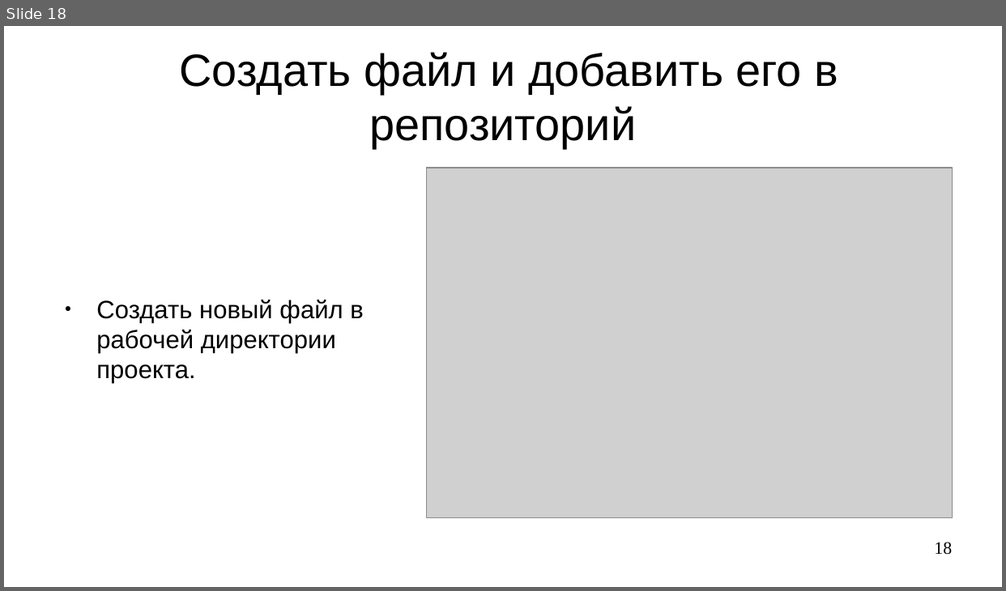
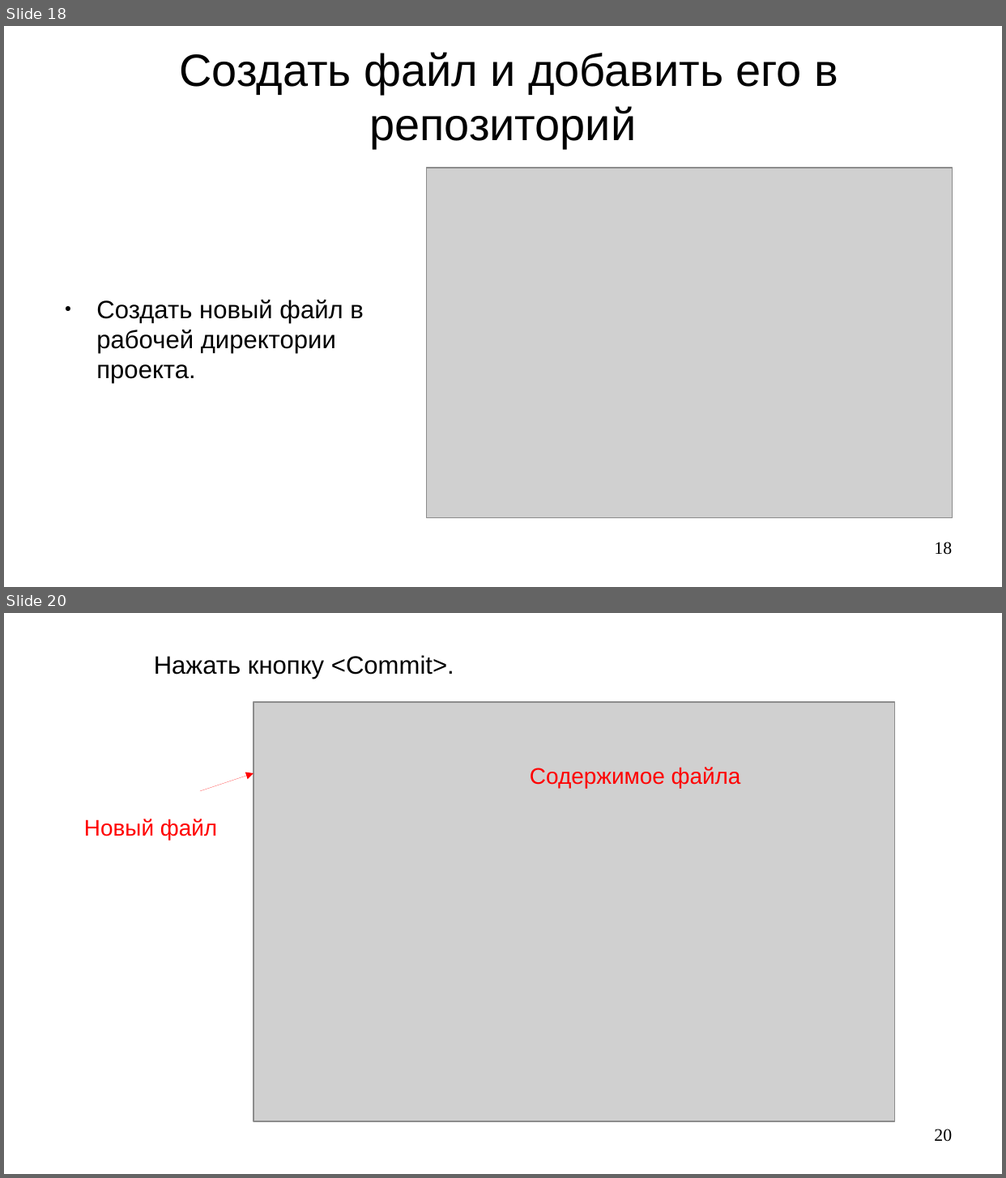
Before and after one commit to steelcraft/stud-lab, a slide deck: Практические занятия/Работа с Git.odp. Shown one above the other, each under a label of ours: slide 18 before the commit, slides 18 and 20 after it; the slides between them are not shown. The pictures are 1006x591 and 1006x1178 pixels, drawn with LibreOffice and Linux fonts; fonts in the diff are those of the drawing; grey boxes stand for pictures. Boxes give left, top, right and bottom in pixels: in the first picture for what was removed or moved away, otherwise in the second. Text is boxed around its words. In the diff, an @@ line names an element or a change of style, - is before the commit and + after.

```diff
--- a/Практические занятия/Работа с Git.odp
+++ b/Практические занятия/Работа с Git.odp
@@ slide 20 added at bbox=[4, 613, 1002, 1174], background #FFFFFF @@
@@ text added at bbox=[154, 655, 454, 679], 20 pt, text #000000 @@
+Нажать кнопку <Commit>.
@@ picture added at bbox=[254, 702, 896, 1122] @@
@@ arrow added from (201, 791) to (254, 773), #FF0000 0 pt @@
@@ text added at bbox=[530, 767, 741, 788], 18 pt, text #FF0000 @@
+Содержимое файла
@@ text added at bbox=[84, 819, 217, 840], 18 pt, text #FF0000 @@
+Новый файл
@@ page number added at bbox=[934, 1129, 952, 1142], 14 pt, text #000000 @@
+20
```
Also in this commit, not shown: 1 slide changed, 3 other slides added.
